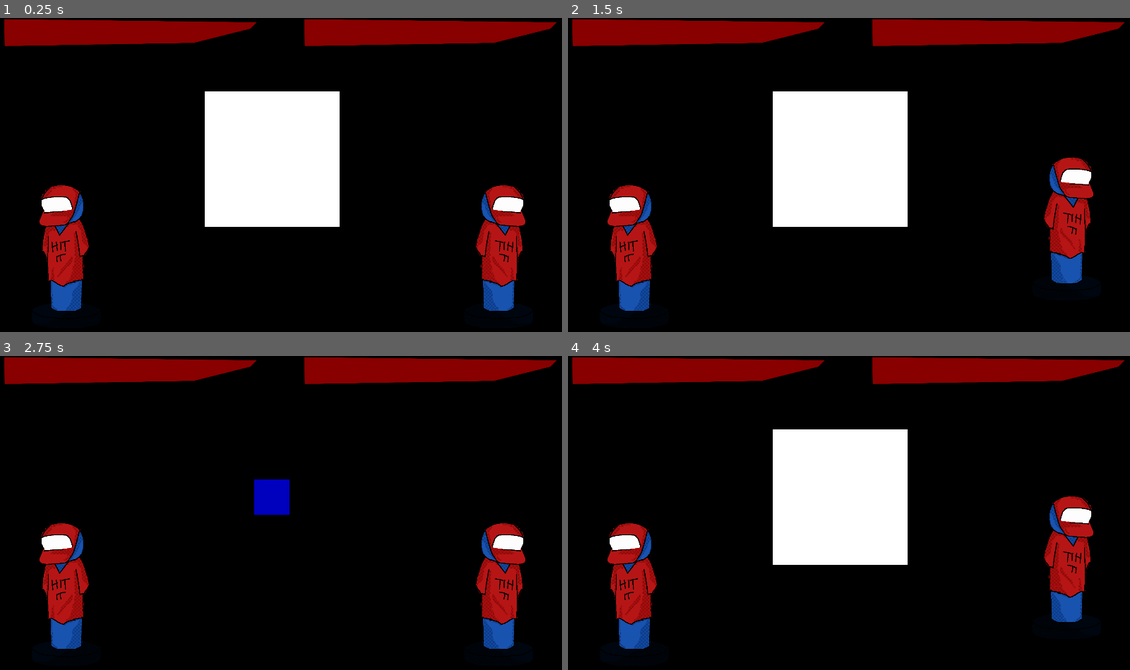
Above: before the commit, frames 1-4 (two rows, left to right).
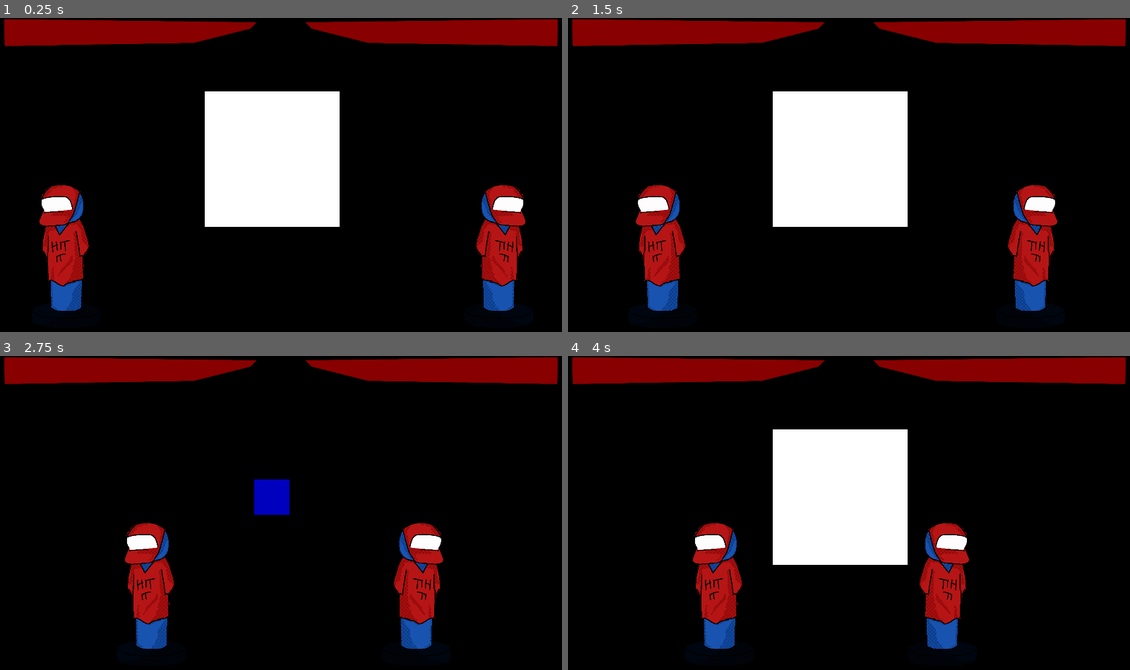
Above: after the commit, the same moments.

Repository: GamuxUnicamp/HIT_IT
Game: Godot game, scene res://scenes/Game.tscn
Two runs of this game, one before a commit and one after it. Both use one fixed random seed, a clock stepped at 60 frames per second and the inputs below.
Inputs:
- Up to frame 1 (0.25 s): no input
- Up to frame 2 (1.5 s): tap Enter at 0.5 s; tap X (kickP1) at 0.6 s; tap Right (kickP2) at 0.8, 1.35 s
- Up to frame 3 (2.75 s): tap Z (punchP1) at 1.55, 2.1 s; tap Down (punchP2) at 2.3 s
- Up to frame 4 (4 s): tap Down (punchP2) at 2.85 s; tap X (kickP1) at 3.05, 3.6 s; tap Right (kickP2) at 3.8 s

The runs differ from the first frame. In frame 1, 1.7% of the frame differs, in the area x 7-100%, y 0-94%; in frame 2, 10%; in frame 3, 11%; in frame 4, 11%.

Commit message:
Combos funcionando! (mas ainda não acabou)

Diff:
--- a/scenes/Characters/Character.tscn
+++ b/scenes/Characters/Character.tscn
@@ -1,7 +1,7 @@
 [gd_scene load_steps=6 format=2]
 
 [ext_resource path="res://scripts/Character.gd" type="Script" id=1]
-[ext_resource path="res://resource/sprites/sprite_dummie0.png" type="Texture" id=2]
+[ext_resource path="res://resource/sprites/characters/sprite_dummie0.png" type="Texture" id=2]
 
 [sub_resource type="RectangleShape2D" id=1]
 extents = Vector2( 120, 248 )
@@ -15,7 +15,7 @@
 } ]
 
 [sub_resource type="RectangleShape2D" id=3]
-extents = Vector2( 80, 200 )
+extents = Vector2( 40, 200 )
 
 [node name="Character" type="KinematicBody2D"]
 script = ExtResource( 1 )
@@ -27,8 +27,7 @@
 [node name="AnimatedSprite" type="AnimatedSprite" parent="."]
 frames = SubResource( 2 )
 
-[node name="Area2D" type="Area2D" parent="."]
+[node name="CollisionDetector" type="Area2D" parent="."]
 
-[node name="CollisionShape2D" type="CollisionShape2D" parent="Area2D"]
-position = Vector2( 200, 8 )
+[node name="Collision" type="CollisionShape2D" parent="CollisionDetector"]
 shape = SubResource( 3 )
--- a/scenes/Game.tscn
+++ b/scenes/Game.tscn
@@ -1,12 +1,14 @@
-[gd_scene load_steps=8 format=2]
+[gd_scene load_steps=10 format=2]
 
 [ext_resource path="res://scripts/Game.gd" type="Script" id=1]
 [ext_resource path="res://scenes/Characters/Character.tscn" type="PackedScene" id=2]
 [ext_resource path="res://scenes/Floor.tscn" type="PackedScene" id=3]
 [ext_resource path="res://resource/sound/MUSICA_SP.wav" type="AudioStream" id=4]
 [ext_resource path="res://scripts/GUI.gd" type="Script" id=5]
-[ext_resource path="res://resource/sprites/hp_bar_edge.png" type="Texture" id=6]
-[ext_resource path="res://resource/sprites/hp_bar_texture.png" type="Texture" id=7]
+[ext_resource path="res://resource/sprites/gui/hp_bar_edge_1.png" type="Texture" id=6]
+[ext_resource path="res://resource/sprites/gui/hp_bar_texture_1.png" type="Texture" id=7]
+[ext_resource path="res://resource/sprites/gui/hp_bar_edge_2.png" type="Texture" id=8]
+[ext_resource path="res://resource/sprites/gui/hp_bar_texture_2.png" type="Texture" id=9]
 
 [node name="Game" type="Node2D"]
 script = ExtResource( 1 )
@@ -81,8 +83,8 @@
 margin_bottom = 100.0
 step = 0.01
 value = 100.0
-texture_under = ExtResource( 6 )
-texture_progress = ExtResource( 7 )
+texture_under = ExtResource( 8 )
+texture_progress = ExtResource( 9 )
 fill_mode = 1
 
 [node name="Tween" type="Tween" parent="GUI"]
--- a/scripts/Character.gd
+++ b/scripts/Character.gd
@@ -1,42 +1,61 @@
 extends KinematicBody2D
 
-const GRAVITY = 500000
-export var jump_velocity = 80000
-var velocity = Vector2()
+enum { PAUSE, PUNCH, KICK, SPECIAL }
 
 export var index = 1
+
+var combo = []
 var health = 100
 var mistake_damage = 10
+
+var speed = 200
+onready var target = position
+var velocity = Vector2()
 
 signal health_reduced
 signal died
 
-enum { PAUSE, HIT }
-var combo = []
-
+var detector
 onready var game = get_parent()
 
 func _ready():
+	add_to_group("player")
+
 	connect("health_reduced", game.get_node("GUI"), "update_health")
 	connect("died", game.get_node("GUI"), "player_died")
 
-	# Se for o jogador 2, inverter sua sprite
-	if index == 2: $AnimatedSprite.flip_h = true
+	# Direção da sprite e posição do detector
+	detector = $CollisionDetector
+	if index == 1:
+		detector.position.x += 175
+	elif index == 2:
+		detector.position.x -= 175
+		$AnimatedSprite.flip_h = true
 
 func _physics_process(delta):
-	# Gravidade do jogo
-	velocity.y += delta * GRAVITY
-	var motion = velocity * delta
-	motion = move_and_slide(motion, Vector2(0,-1))
+	velocity = (target - position).normalized() * speed
+	if (target - position).length() > 5:
+		velocity = move_and_slide(velocity)
 
 func input():
-	# Sai da função se não apertar uma tecla relevante
+	var move
 	if index == 1:
-		if not (Input.is_action_just_pressed("punchP1") or Input.is_action_just_pressed("kickP1")):
-			return
+		if Input.is_action_just_pressed("punchP1"):
+			move = PUNCH
+		elif Input.is_action_just_pressed("kickP1"):
+			move = KICK
+
+		# Sai da função se não apertar uma tecla relevante
+		else: return
 	elif index == 2:
-		if not (Input.is_action_just_pressed("punchP2") or Input.is_action_just_pressed("kickP2")):
-			return
+		if Input.is_action_just_pressed("punchP2"):
+			move = PUNCH
+		elif Input.is_action_just_pressed("kickP2"):
+			move = KICK
+
+		# Sai da função se não apertar uma tecla relevante
+		else: return
+	else: return
 
 	# Retornar se o jogador já tiver errado o combo
 	if combo == [-1]: return
@@ -45,17 +64,29 @@
 	if game.press_time:
 		if not game.pressed[index-1]:
 			game.pressed[index-1] = true
-			combo.append(HIT)
-			jump()
+			combo.append(move)
+			print(str(index) + ": HIT!")
+			attack(move)
 		else:
 			combo = [-1]
+			print(str(index) + ": DOUBLE CLICK!")
 	else:
 		combo = [-1]
+		print(str(index) + ": WRONG TIME!")
 
 # Se o jogador estiver no chão, aplicar uma força vertical
-func jump():
-	if is_on_floor():
-		velocity.y = -jump_velocity
+func attack(move):
+	var colliding_bodies = detector.get_overlapping_bodies()
+
+	if colliding_bodies == []:
+		if index == 1:
+			target = position + Vector2(100, 0)
+		elif index == 2:
+			target = position - Vector2(100, 0)
+	else:
+		for body in colliding_bodies:
+			if body.is_in_group("player"):
+				body.take_damage()
 
 func take_damage():
 	health -= mistake_damage
--- a/scripts/Game.gd
+++ b/scripts/Game.gd
@@ -1,20 +1,19 @@
 extends Node2D
+
+export var bpm = 80
+
+var combo_count = 1
+var executed = [false, false, false, false]
+var game_time = 0.0
+var press_time = false
+var pressed = [false,false]
+var step = 0
 
 onready var background_panel = $Background
 onready var rythm_signal_panel = $RythmSignal
 onready var setback_signal_panel = $SetbackSignal
 onready var rythm_sound_node = $SoundNodes/Rythm
 onready var setback_sound_node = $SoundNodes/Setback
-
-export var bpm = 80
-var game_time = 0.0
-var combo_count = 1
-
-var press_time = false
-var pressed = [false,false]
-var executed = [false, false, false, false]
-var step = 0
-
 onready var p = [$Player_1, $Player_2]
 
 func _ready():
@@ -65,7 +64,6 @@
 		step = 3
 
 	if executed[step]: return
-
 	rythm_update(step)
 
 func rythm_update(step):
@@ -81,8 +79,10 @@
 			executed = [true, false, false, false]
 
 		1: # Fail
-			# Contabilizar os combos de ambos jogadores
-			check_combos()
+			# Marcar pausa, se necessário
+			for i in range(2):
+				if p[i].combo != [-1] and not pressed[i]:
+					p[i].combo.append(p[i].PAUSE)
 
 			# Reiniciar objetos para a próxima batida
 			press_time = false
@@ -106,6 +106,11 @@
 			executed = [true, true, true, false]
 
 		3: # Fail
+			# Marcar pausa, se necessário
+			for i in range(2):
+				if p[i].combo != [-1] and not pressed[i]:
+					p[i].combo.append(p[i].PAUSE)
+
 			# Contabilizar os combos de ambos jogadores
 			check_combos()
 
@@ -122,26 +127,24 @@
 			executed = [false, true, true, true]
 
 func check_combos():
+	# Combo break
 	for i in range(2):
-		var combo = p[i].combo
-		if combo != [-1]:
-			 # Marcar pausa, se necessário
-			if not pressed[i]:
-				combo.append(p[i].PAUSE)
+		if p[i].combo != [-1] and p[i].combo.size() > 2:
+			# Contar quantos pauses seguidos
+			var pause_count = 0
+			for j in range(0, p[i].combo.size(), 2): # Checa apenas o tempo (índices pares)
+				if p[i].combo[j] == p[i].PAUSE:
+					pause_count += 1
+					if pause_count > 2:
+						p[i].combo = [-1]
+						print(str(i+1) + ": COMBO BREAK!")
+						break
 
-			# Combo break
-			if combo.size() > 2:
-				# Contar quantos pauses seguidos
-				var pause_count = 0
-				for j in range(0, combo.size(), 2): # Checa apenas o tempo (índices pares)
-					if combo[j] == p[i].PAUSE:
-						pause_count += 1
-						if pause_count > 1:
-							p[i].combo = [-1]
-							break
 	if combo_count == 6:
 		combo_count = 1
-		print(p[0].combo)
-		print(p[1].combo)
+
+		print("Combo 1: " + str(p[0].combo))
+		print("Combo 2: " + str(p[1].combo))
+
 		p[0].combo = []
 		p[1].combo = []
Renamed: resource/sprites/sprite_dummie0.png -> resource/sprites/characters/sprite_dummie0.png
Not shown, changed: resource/sprites/characters/sprite_dummie0.png.import
Renamed: resource/sprites/hp_bar_edge.png -> resource/sprites/gui/hp_bar_edge_1.png
Not shown, changed: resource/sprites/gui/hp_bar_edge_1.png.import
Binary file added: resource/sprites/gui/hp_bar_edge_2.png
Not shown, added: resource/sprites/gui/hp_bar_edge_2.png.import
Renamed: resource/sprites/hp_bar_texture.png -> resource/sprites/gui/hp_bar_texture_1.png
Not shown, added: resource/sprites/gui/hp_bar_texture_1.png.import
Binary file added: resource/sprites/gui/hp_bar_texture_2.png
Not shown, changed: resource/sprites/gui/hp_bar_texture_2.png.import
Not shown, added: resource/sprites/characters/rascunho_bboy.kra
Not shown, added: resource/sprites/characters/rascunho_bboy.kra~
(and 1 more such lines)
